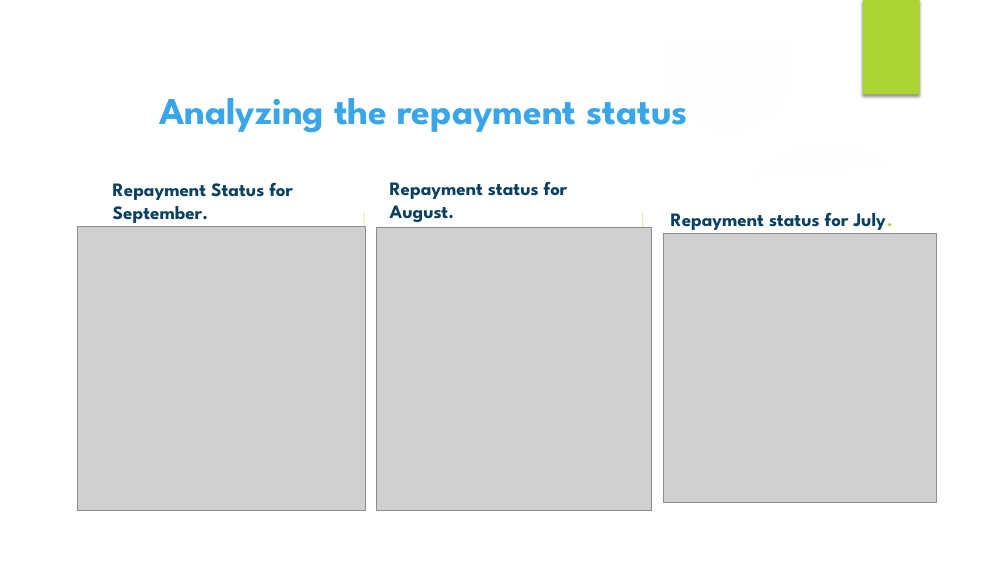
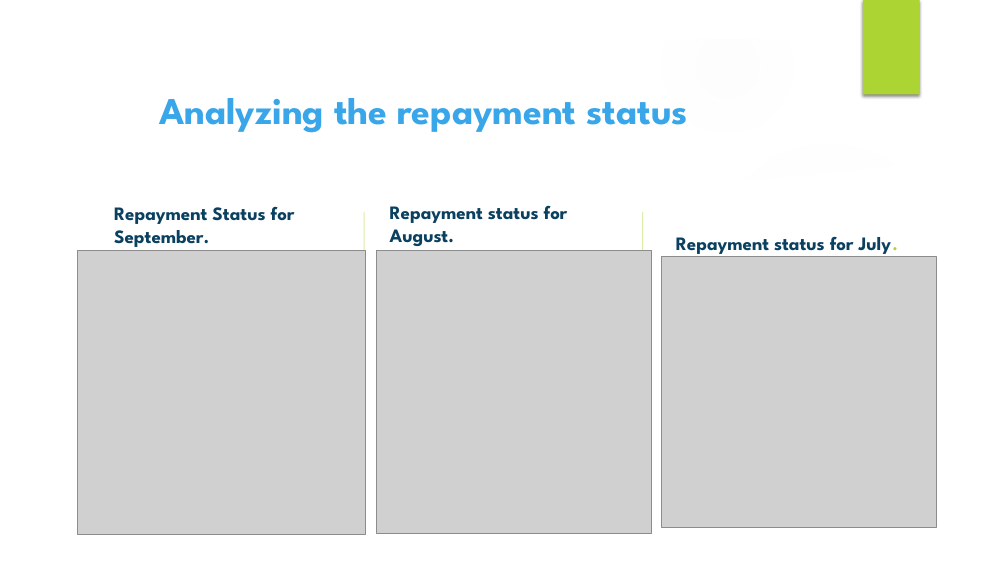
Before and after one commit to sreoshi123/Assignments, a slide deck: slide 9 of Credit Card Default Prediction.pptx. Drawn at 1008x567 pixels with LibreOffice and Linux fonts; fonts in the diff are those of the drawing; grey boxes stand for pictures; background and template pictures are left out. Boxes give left, top, right and bottom in pixels: in the first picture for what was removed or moved away, otherwise in the second. Text is boxed around its words. In the diff, an @@ line names an element or a change of style, - is before the commit and + after.

```diff
--- a/Credit Card Default Prediction.pptx
+++ b/Credit Card Default Prediction.pptx
@@ 2 pictures, 1 text: place and size @@
-2 pictures, 1 text at bbox=[77, 183, 652, 510]
+2 pictures, 1 text at bbox=[77, 206, 652, 535]
@@ text "Repayment status for August.": place and size @@
-text "Repayment status for August." at bbox=[390, 181, 568, 222]
+text "Repayment status for August." at bbox=[390, 205, 568, 246]
@@ text "Repayment status for July.": place and size @@
-text "Repayment status for July." at bbox=[671, 212, 886, 230]
+text "Repayment status for July." at bbox=[676, 236, 891, 254]
@@ picture: place and size @@
-picture at bbox=[663, 234, 936, 503]
+picture at bbox=[662, 256, 937, 527]
```
Also in this commit, not shown: 2 other slides changed.
